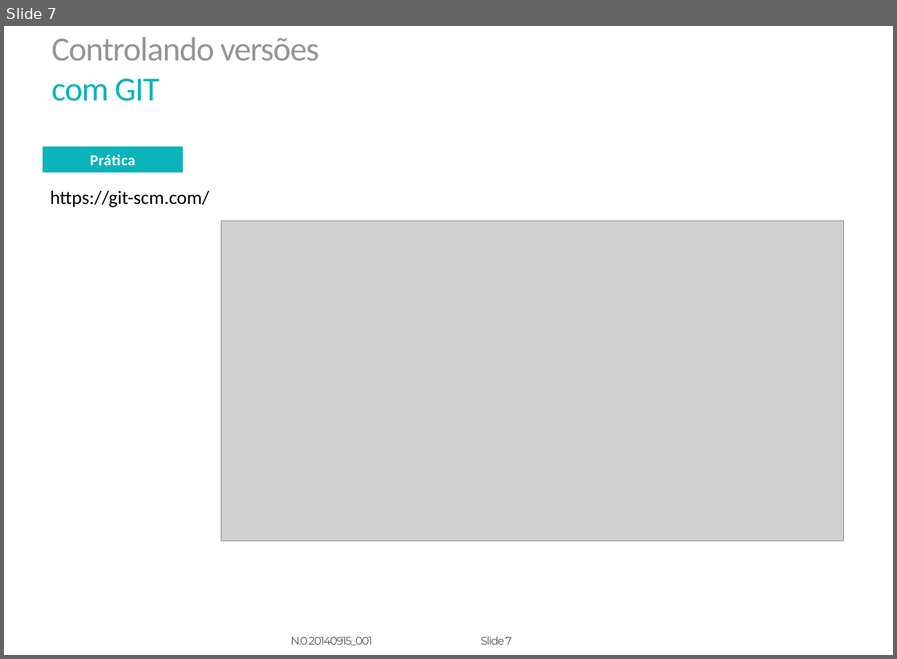
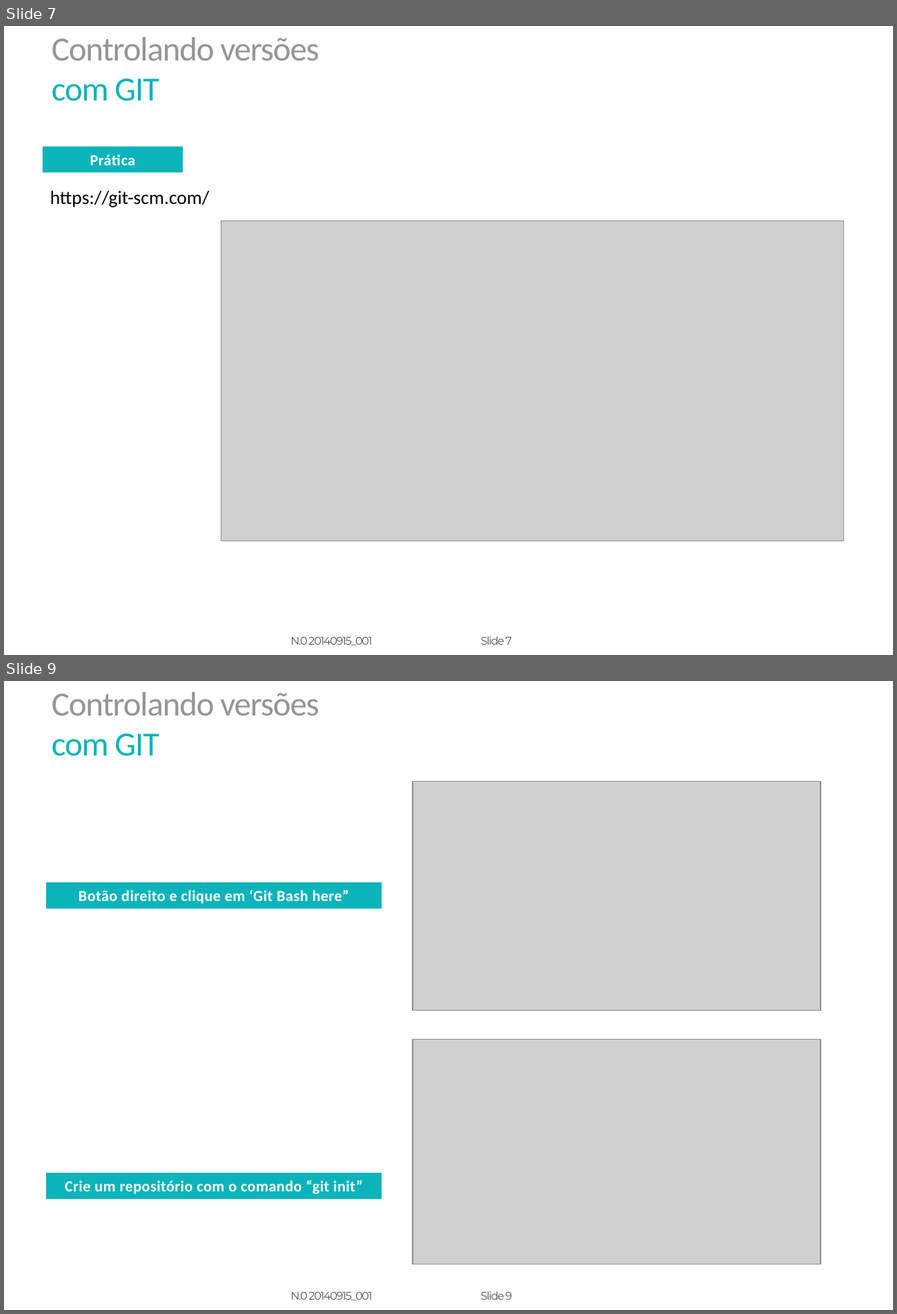
Before and after one commit to caused/git-workshop, a slide deck: Slides.pptx. Shown one above the other, each under a label of ours: slide 7 before the commit, slides 7 and 9 after it; the slides between them are not shown. The pictures are 897x659 and 897x1314 pixels, drawn with LibreOffice and Linux fonts; fonts in the diff are those of the drawing; grey boxes stand for pictures; background and template pictures are left out. Boxes give left, top, right and bottom in pixels: in the first picture for what was removed or moved away, otherwise in the second. Text is boxed around its words. In the diff, an @@ line names an element or a change of style, - is before the commit and + after.

```diff
--- a/Slides.pptx
+++ b/Slides.pptx
@@ slide 9 added at box(4, 681, 893, 1310), background picture (left out); not listed: 4 template elements that a slide beside it also shows @@
@@ picture added at box(413, 781, 821, 1011) @@
@@ rectangle added at box(46, 882, 381, 909), fill #0AB4BA, 14.5 pt, text #FFFFFF, bold @@
+Botão direito e clique em ‘Git Bash here”
@@ picture added at box(413, 1039, 821, 1264) @@
@@ rectangle added at box(46, 1173, 381, 1199), fill #0AB4BA, 14.5 pt, text #FFFFFF, bold @@
+Crie um repositório com o comando “git init”
```
Also in this commit, not shown: 9 other slides added.
